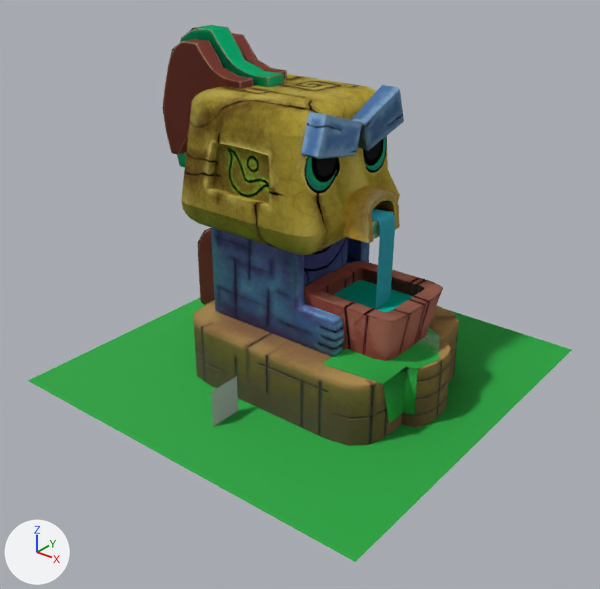
Renders of the OBJ model PIA_MAZE/Paginas/2.4_Modelos/assets/Decoraciones/Bosque/fuente_tiki.obj from each side of a commit.
The view is the same before and after, from a 50 mm lens placed at (11.43, -14.66, 11.01), pointed at (0.32, -0.76, 2.39). The axes (+X, +Y, +Z) are drawn at lower left. The lights are the same throughout. Where no turn or scale is listed for an object, it has been applied to the vertices. Vertices at the same position are counted once.

Names of what the first picture shows: 'fuente_tiki'.
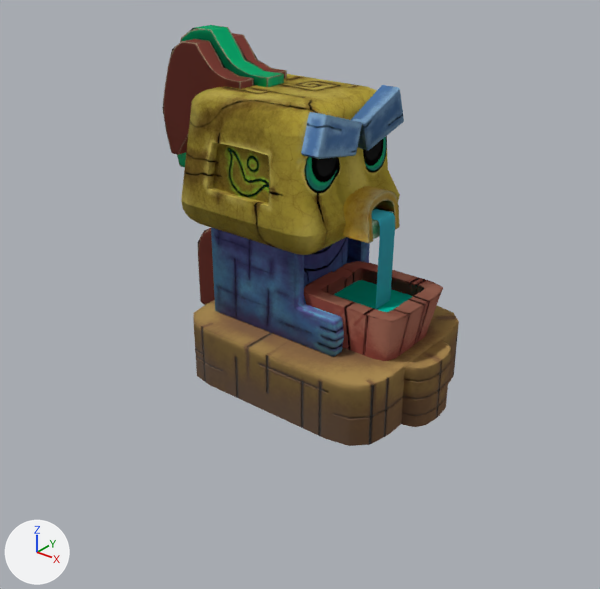
Location of each change, (x1, y1, x2, y2) in pixels of the pictures (600 x 589 px):
'fuente_tiki', reshaped (45% narrower, 22% shorter)
    before: (28, 25, 572, 562)
    after: (162, 25, 459, 446)
part 1 of me_fuente_tiki, deleted (green)
    before: (322, 328, 440, 424)
part 2 of me_fuente_tiki, deleted (green)
    before: (28, 298, 572, 562)
part 3 of me_fuente_tiki, deleted
    before: (211, 376, 238, 426)

Edits to the bpy script that builds the scene:
```text
Change me_fuente_tiki:
    where me_fuente_tiki.from_pydata(...)  # 1014 vertices, 1866 faces; spans x -5.01..5.01, y -5.01..5.01, z -0.03..8.09
    used by ob_fuente_tiki; location = (0.0, 0.0, 0.0)
    me_fuente_tiki part 1: the loose piece of 11 vertices spanning x 1.78..3.75, y -1.86..1.62, z 0.33..1.54 is deleted
    me_fuente_tiki part 2: the loose piece of 4 vertices spanning x -5.01..5.01, y -5.01..5.01, z -0.01 is deleted
    me_fuente_tiki part 3: the loose piece of 4 vertices spanning x 0.0, y -3.54..-2.7, z -0.03..0.93 is deleted
```
